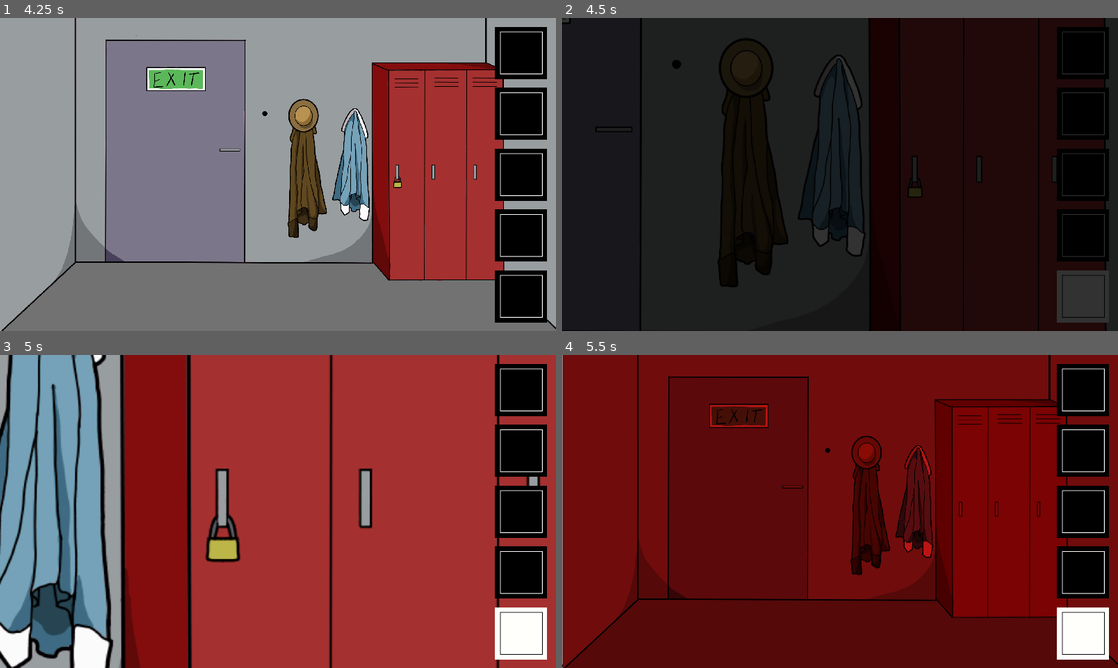
Above: before the commit, frames 1-4 (two rows, left to right).
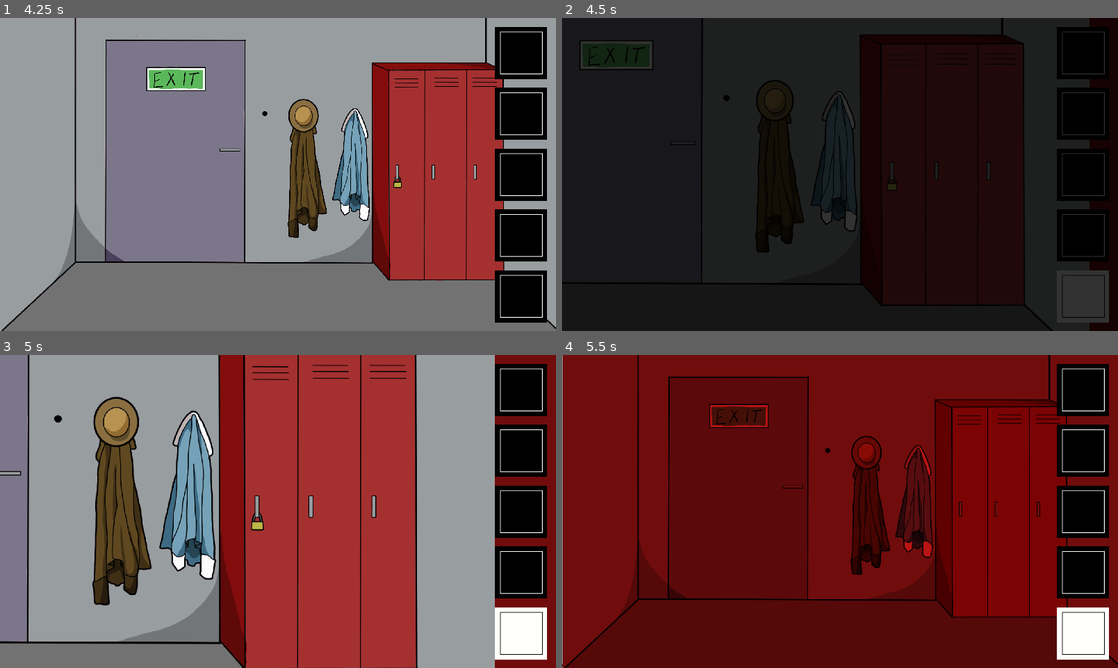
Above: after the commit, the same moments.

Repository: bemain/game-jam-2022w8
Game: Godot game, scene res://World.tscn
Two runs of this game, one before a commit and one after it. Both use one fixed random seed, a clock stepped at 60 frames per second and the inputs below.
Inputs (mouse positions are in pixels of both pictures, inside the frame that each line leads up to):
- Up to frame 1 (4.25 s): click (522, 52) at 0.5 s; click (522, 115) at 1.25 s; click (522, 174) at 2 s; click (522, 233) at 2.75 s; click (522, 296) at 3.5 s
- Up to frame 2 (4.5 s): tap Enter at 4.25 s; move the mouse to (973, 174) at 4.27 s; hold Right (ui_right) from 4.28 s (still down); click (973, 174) at 4.42 s
- Up to frame 3 (5 s): keep holding Right (ui_right)
- Up to frame 4 (5.5 s): move the mouse to (784, 539) at 5.02 s; release Right (ui_right) at 5.03 s; hold Down (ui_down) from 5.03 s (still down); click (784, 539) at 5.17 s

Frame 1 is identical in both runs. In frame 2, 12% of the frame differs, in the area x 0-100%, y 0-100%; in frame 3, 63%; in frame 4, 1.0%.

Commit message:
Make Camera respect Focusable.focus_zoom

Diff:
--- a/Camera.gd
+++ b/Camera.gd
@@ -27,9 +27,9 @@
 	var target_offset = Vector2.ZERO
 	var target_zoom = Vector2(1, 1)
 	if Gamestate.focused_object:  # Focus on focused object, if any
-		var focused_node: Node2D = Gamestate.objects[Gamestate.focused_object]
+		var focused_node: Focusable = Gamestate.objects[Gamestate.focused_object]
 		target_offset = focused_node.global_position - global_position
-		target_zoom /= 4
+		target_zoom /= focused_node.focus_zoom
 	# Interpolate towards target
 	offset = lerp(offset, target_offset, focus_speed)
 	zoom = lerp(zoom, target_zoom, focus_speed)
--- a/Prefabs/Objects/Focusable.gd
+++ b/Prefabs/Objects/Focusable.gd
@@ -3,7 +3,7 @@
 
 signal focused
 
-export(float) var focus_zoom = 2
+export(float) var focus_zoom = 4
 
 var is_focused setget , get_is_focused
 
--- a/Rooms/Room1/Locker1.tscn
+++ b/Rooms/Room1/Locker1.tscn
@@ -34,6 +34,7 @@
 [node name="Locker1" instance=ExtResource( 1 )]
 script = ExtResource( 2 )
 object_name = "Locker1"
+focus_zoom = 1.5
 key = "Key1"
 
 [node name="Sprite" type="Sprite" parent="." index="0"]
